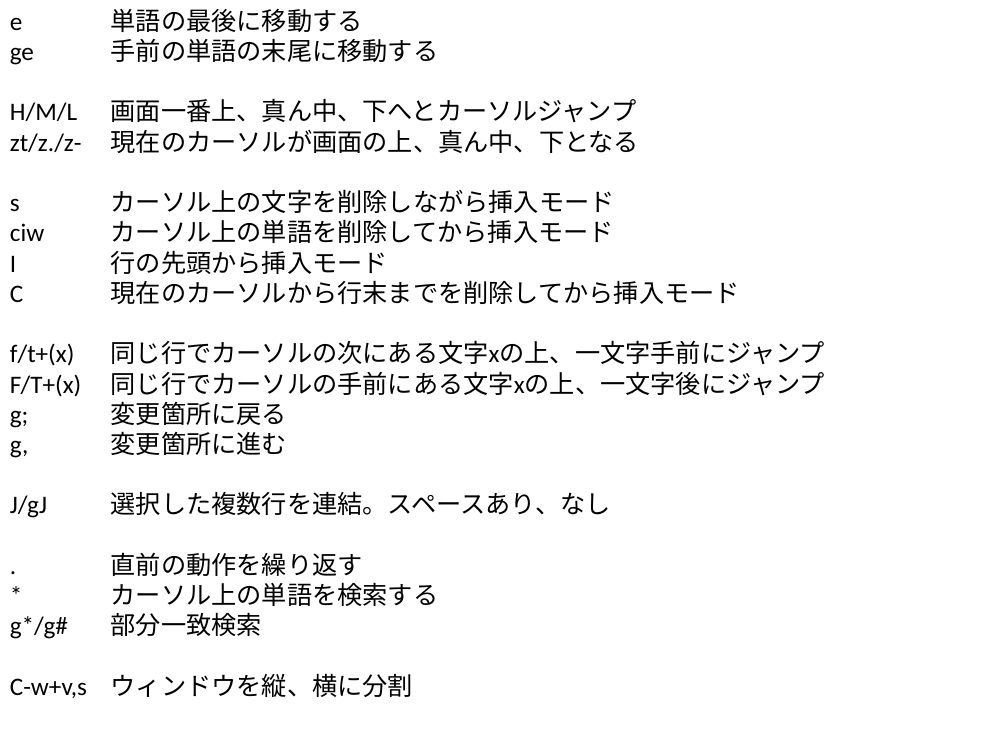
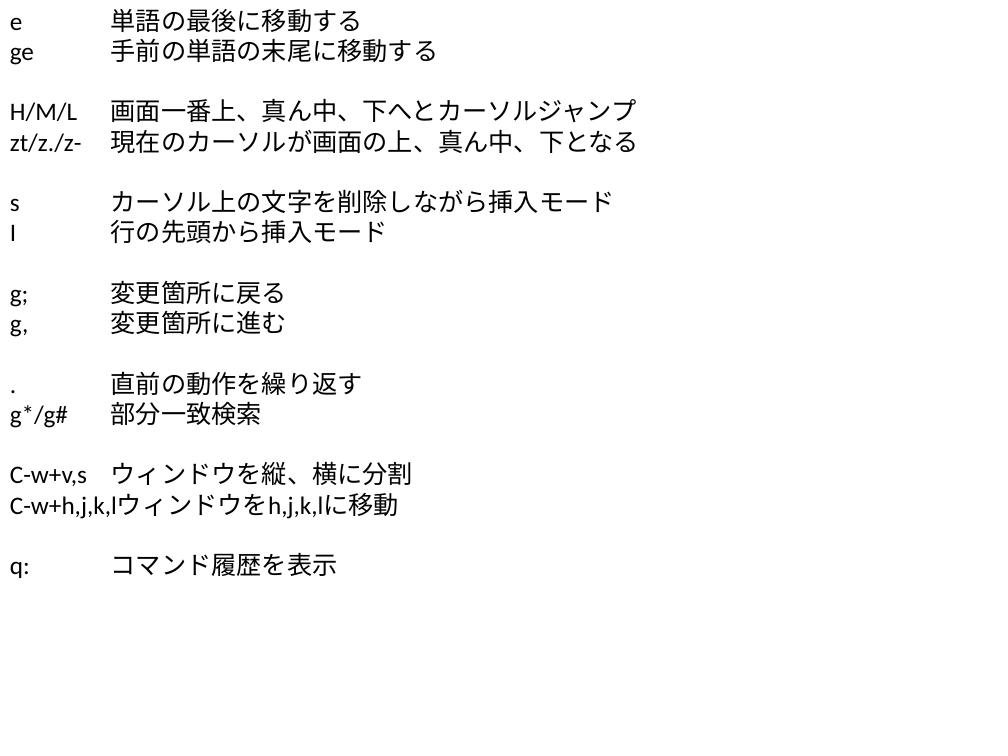
Before and after one commit to Halksel/vim, a slide deck: slide 1 of チートシート.pptx. Drawn at 1008x756 pixels with LibreOffice and Linux fonts; fonts in the diff are those of the drawing. Boxes give left, top, right and bottom in pixels: in the first picture for what was removed or moved away, otherwise in the second. Text is boxed around its words. In the diff, an @@ line names an element or a change of style, - is before the commit and + after.

```diff
--- a/チートシート.pptx
+++ b/チートシート.pptx
@@ text at (111, 219, 614, 243): paragraph removed @@
-ciw カーソル上の単語を削除してから挿入モード
@@ text at (10, 280, 825, 395): paragraphs removed @@
-C 現在のカーソルから行末までを削除してから挿入モード
-f/t+(x) 同じ行でカーソルの次にある文字xの上、一文字手前にジャンプ
-F/T+(x) 同じ行でカーソルの手前にある文字xの上、一文字後にジャンプ
@@ text at (10, 491, 611, 518): paragraph removed @@
-J/gJ 選択した複数行を連結。スペースあり、なし
@@ text at (10, 493, 399, 578): paragraphs added @@
+C-w+h,j,k,lウィンドウをh,j,k,lに移動
+q: コマンド履歴を表示
@@ text at (111, 582, 439, 606): paragraph removed @@
-* カーソル上の単語を検索する
```
Also in this commit, not shown: 4 other files.
